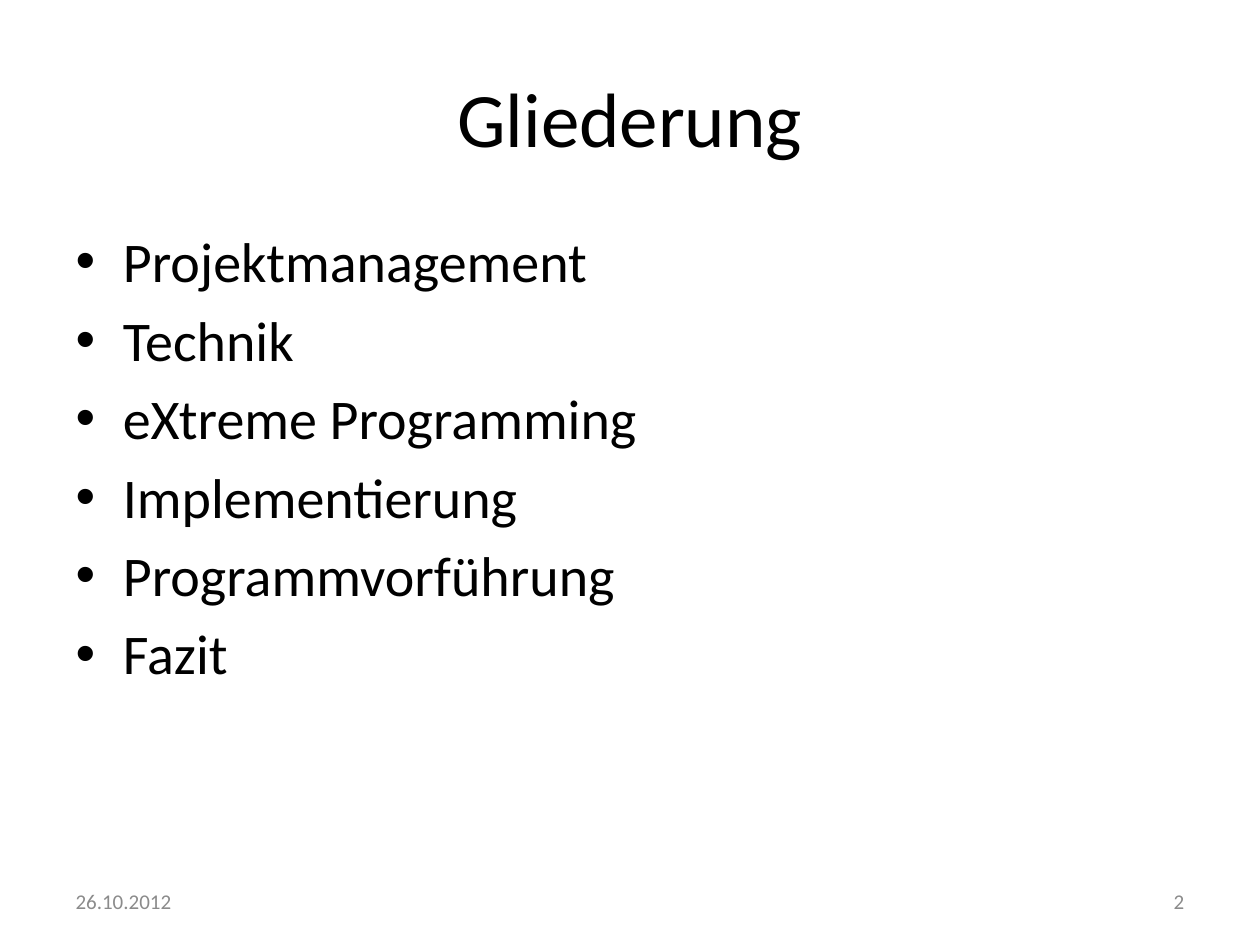
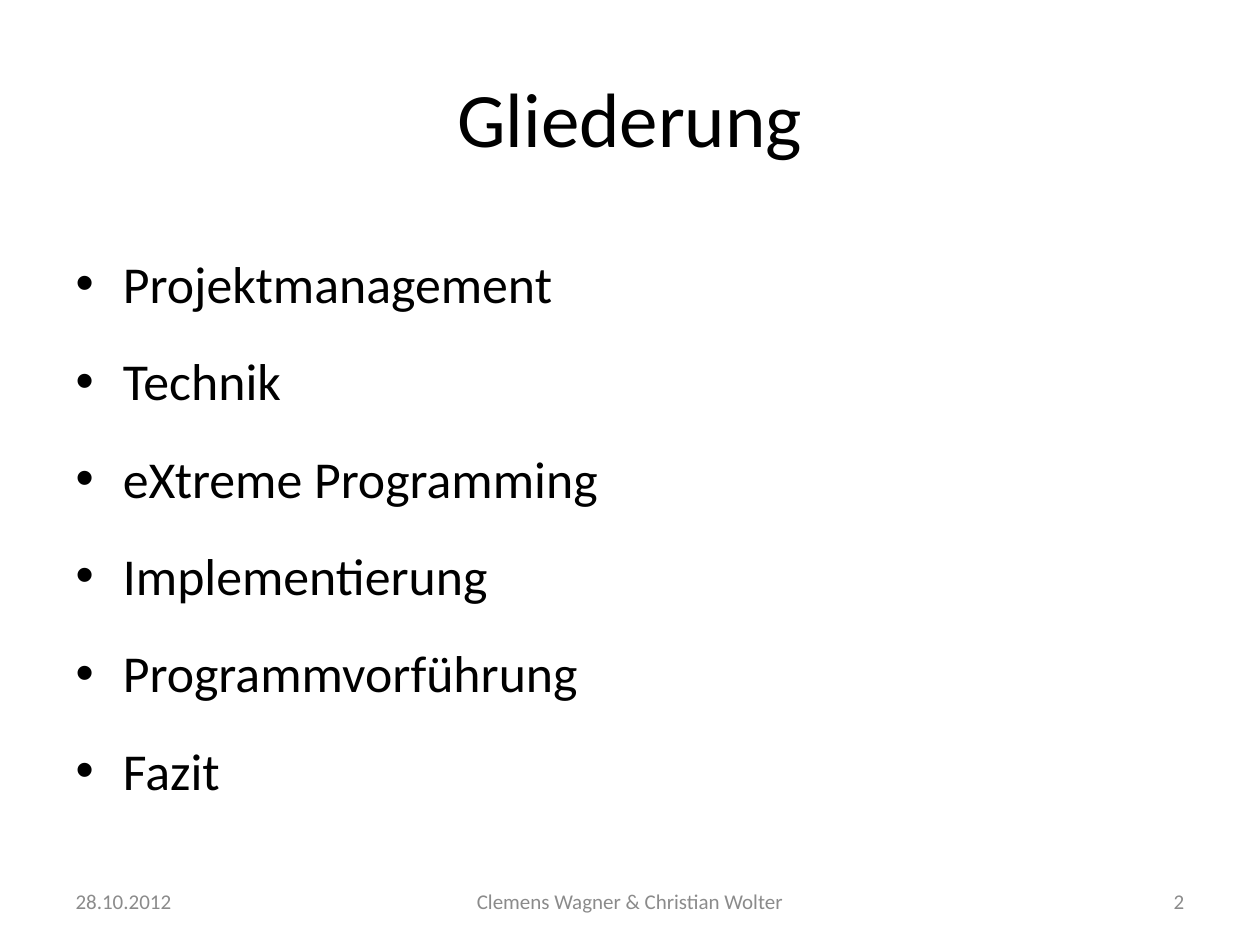
Before and after one commit to dev693/ants, a slide deck: slide 2 of Ants/src/doku/präsentation.pptx. Drawn at 1260x945 pixels with LibreOffice and Linux fonts; fonts in the diff are those of the drawing. Boxes give left, top, right and bottom in pixels: in the first picture for what was removed or moved away, otherwise in the second. Text is boxed around its words. In the diff, an @@ line names an element or a change of style, - is before the commit and + after.

Commit message:
-tooltips: wertempfehlungen angepasst -präsentation: hinweis eingefügt --> statistiken sollten eingefügt werden! -konzept für programmvorführung erstellt

```diff
--- a/Ants/src/doku/präsentation.pptx
+++ b/Ants/src/doku/präsentation.pptx
@@ text "Projektmanagement" at (123, 267, 598, 791): size 32 to 29.6 pt; line spacing 1 to 1.4 @@
@@ text at (76, 895, 172, 909): text changed @@
-26.10.2012
+28.10.2012
@@ text added at (477, 894, 782, 913), 12 pt, text #8C8C8C @@
+Clemens Wagner & Christian Wolter
```
Also in this commit, not shown: 14 other slides changed, 1 slide added, 3 other files.
